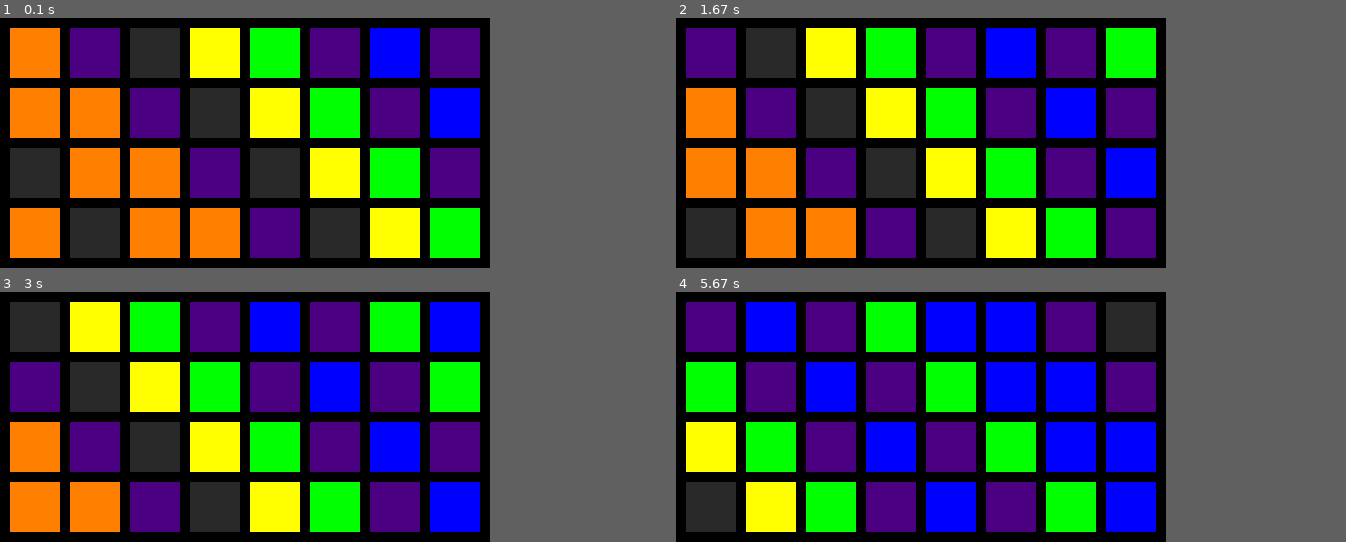
Above: before the commit, frames 1-4 (two rows, left to right).
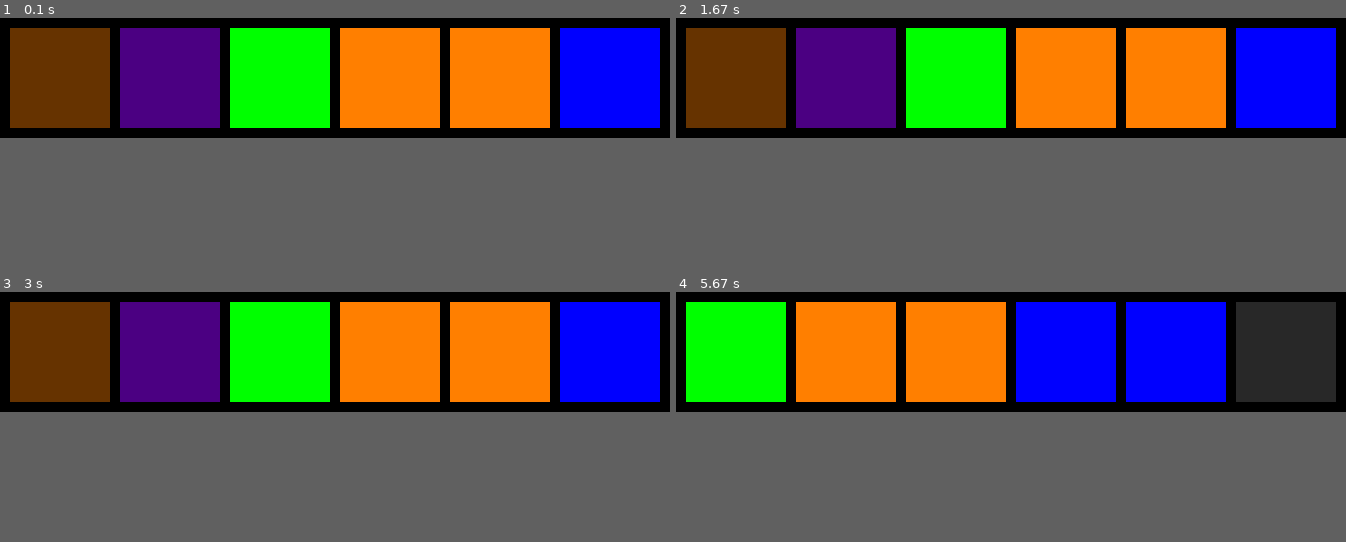
Above: after the commit, the same moments.

Repository: jduffey/watchgirl
Game: pygame game, started from signalmaker.py
Same seed, same stepped clock (60 frames per second), same inputs: the game is played once before the commit and once after it.
Inputs:
- Up to frame 1 (0.1 s): no input
- Up to frame 2 (1.67 s): no input
- Up to frame 3 (3 s): no input
- Up to frame 4 (5.67 s): no input
In our replay, the window is 490x250 before the commit and 670x120 after it. These sizes can differ from the game's own. Grey fills any space a smaller window leaves; there, only what the larger window draws over its background counts as a difference.

The runs differ from the first frame. In frame 1, 58% of the frame differs, in the area x 1-100%, y 0-96%; in frame 2, 60%; in frame 3, 60%; in frame 4, 58%.

Commit message:
refactor color-digit dict

Diff:
--- a/config.py
+++ b/config.py
@@ -1,12 +1,12 @@
 constants = {
     'SECRET' : 'PRIVATE_KEY_GOES_HERE',
-    'PERIOD_IN_SECONDS' : 1,
+    'PERIOD_IN_SECONDS' : 2,
     'WINDOW_TITLE' : 'Identifier #580CD2E889BD - Onett Art Museum Main Entrance',
     'BORDER_THICKNESS' : 10,
-    'ICON_SIZE_X' : 50,
-    'ICON_SIZE_Y' : 50,
-    'NUM_COLS' : 8,
-    'NUM_ROWS' : 4,
+    'ICON_SIZE_X' : 100,
+    'ICON_SIZE_Y' : 100,
+    'NUM_COLS' : 6,
+    'NUM_ROWS' : 1,
     'MY_RED' : (255, 0, 0),
     'MY_ORANGE' : (255, 127, 0),
     'MY_YELLOW' : (255, 255, 0),
@@ -21,19 +21,11 @@
 
 number_color_dict = {
     '0': constants['MY_RED'],
-    '1': constants['MY_RED'],
-    '2': constants['MY_ORANGE'],
-    '3': constants['MY_ORANGE'],
-    '4': constants['MY_YELLOW'],
-    '5': constants['MY_YELLOW'],
-    '6': constants['MY_GREEN'],
-    '7': constants['MY_GREEN'],
-    '8': constants['MY_BLUE'],
-    '9': constants['MY_BLUE'],
-    'a': constants['MY_VIOLET'],
-    'b': constants['MY_VIOLET'],
-    'c': constants['MY_BROWN'],
-    'd': constants['MY_BROWN'],
-    'e': constants['MY_GREY'],
-    'f': constants['MY_GREY']
+    '1': constants['MY_ORANGE'],
+    '2': constants['MY_YELLOW'],
+    '3': constants['MY_GREEN'],
+    '4': constants['MY_BLUE'],
+    '5': constants['MY_VIOLET'],
+    '6': constants['MY_BROWN'],
+    '7': constants['MY_GREY']
 }
--- a/signalmaker.py
+++ b/signalmaker.py
@@ -7,7 +7,7 @@
 
 
 def get_color(digit_to_use_for_color):
-    return number_color_dict[digit_to_use_for_color]
+    return number_color_dict[str(int(digit_to_use_for_color, 16) % 8)]
 
 def draw_horizontal_borders():
     for i in range(0, const['NUM_ROWS'] + 1):
